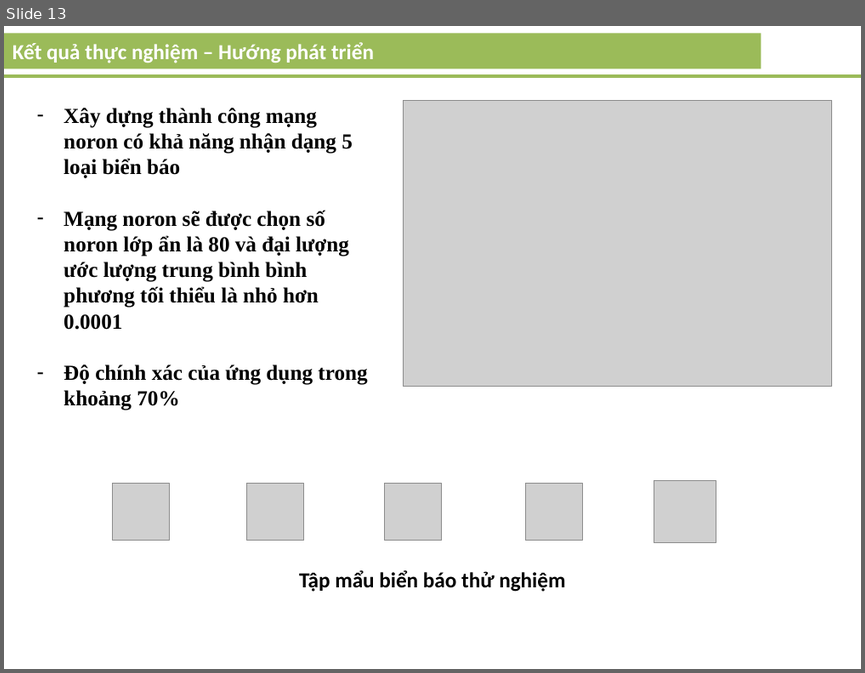
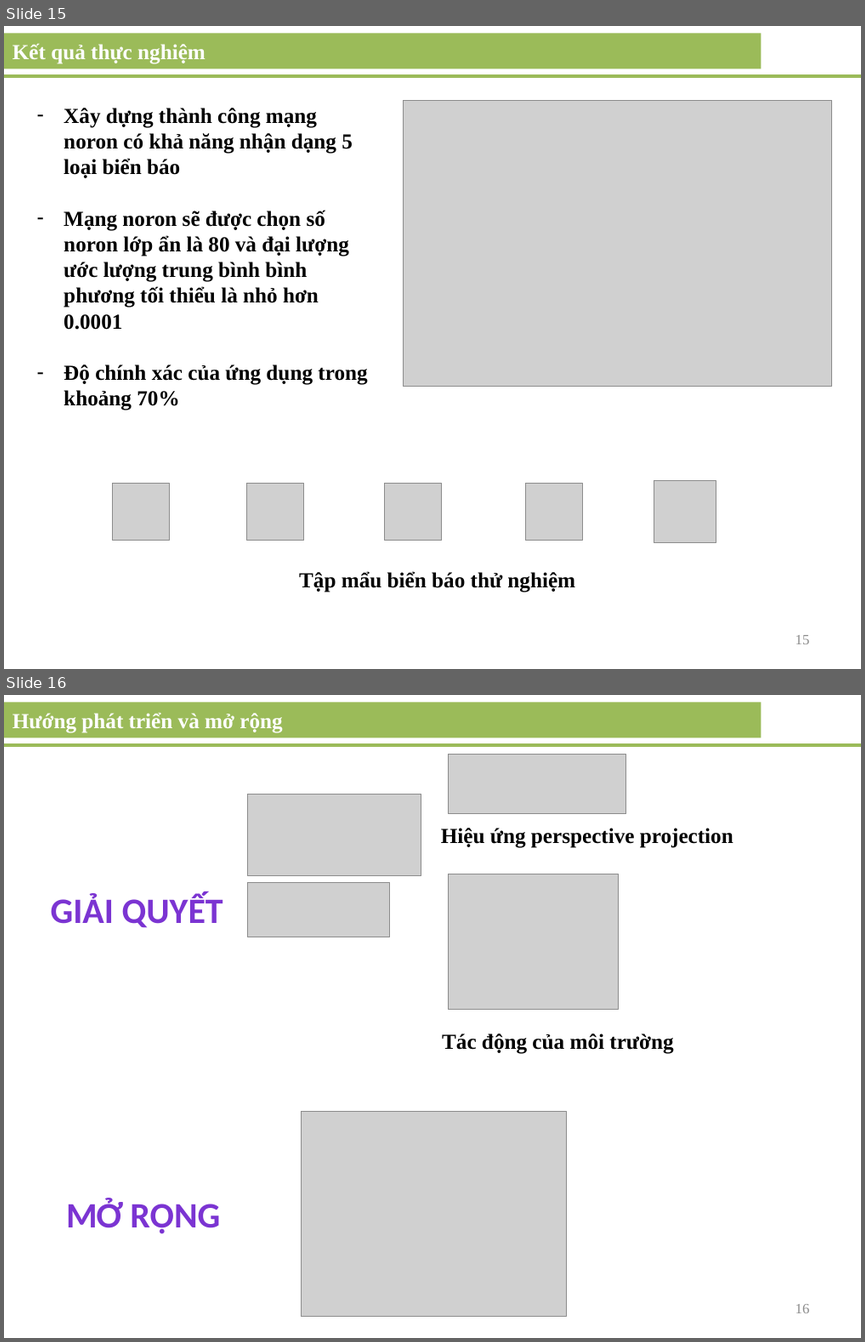
Before and after one commit to vniu/sign-traffic-recognition, a slide deck: doc/LuanVan.pptx. Shown one above the other, each under a label of ours: slide 13 before the commit, slides 15 and 16 after it. The pictures are 865x673 and 865x1342 pixels, drawn with LibreOffice and Linux fonts; fonts in the diff are those of the drawing; grey boxes stand for pictures. Boxes give left, top, right and bottom in pixels: in the first picture for what was removed or moved away, otherwise in the second. Text is boxed around its words. In the diff, an @@ line names an element or a change of style, - is before the commit and + after.

```diff
--- a/doc/LuanVan.pptx
+++ b/doc/LuanVan.pptx
@@ slide 16 added at <box>4,695,861,1338</box>, background #FFFFFF @@
@@ rectangle added at <box>4,702,760,737</box>, fill #9BBB59, 18 pt, text #FFFFFF, bold @@
+Hướng phát triển và mở rộng
@@ line added from (4, 744) to (861, 744), #9BBB59 2.75 pt @@
@@ picture added at <box>449,755,626,814</box> @@
@@ picture added at <box>247,794,421,876</box> @@
@@ text added at <box>441,828,733,848</box>, 18 pt, text #000000, bold @@
+Hiệu ứng perspective projection
@@ text added at <box>51,893,223,928</box>, 30 pt, text gradient #3D1B67 to #7B34D2 to #7330C4, bold @@
+GIẢI QUYẾT
@@ picture added at <box>247,883,390,937</box> @@
@@ picture added at <box>449,874,619,1009</box> @@
@@ text added at <box>442,1033,673,1054</box>, 18 pt, text #000000, bold @@
+Tác động của môi trường
@@ picture added at <box>302,1111,566,1317</box> @@
@@ text added at <box>66,1198,220,1234</box>, 30 pt, text gradient #3D1B67 to #7B34D2 to #7330C4, bold @@
+MỞ RỘNG
@@ page number added at <box>795,1304,810,1313</box>, 12 pt, text #8C8C8C @@
+16
@@ what was slide 13 is now slide 15 @@
@@ slide 15 changed as well @@
@@ text in rectangle at <box>12,43,205,64</box>: text changed; font Calibri to Times New Roman @@
-Kết quả thực nghiệm – Hướng phát triển
+Kết quả thực nghiệm
@@ text "Tập mẩu biển báo thử ..." at <box>299,571,575,592</box>: font Calibri to Times New Roman @@
@@ page number added at <box>795,635,810,644</box>, 12 pt, text #8C8C8C @@
+15
```
Also in this commit, not shown: 14 other slides changed, 3 other slides added, 1 other file.
